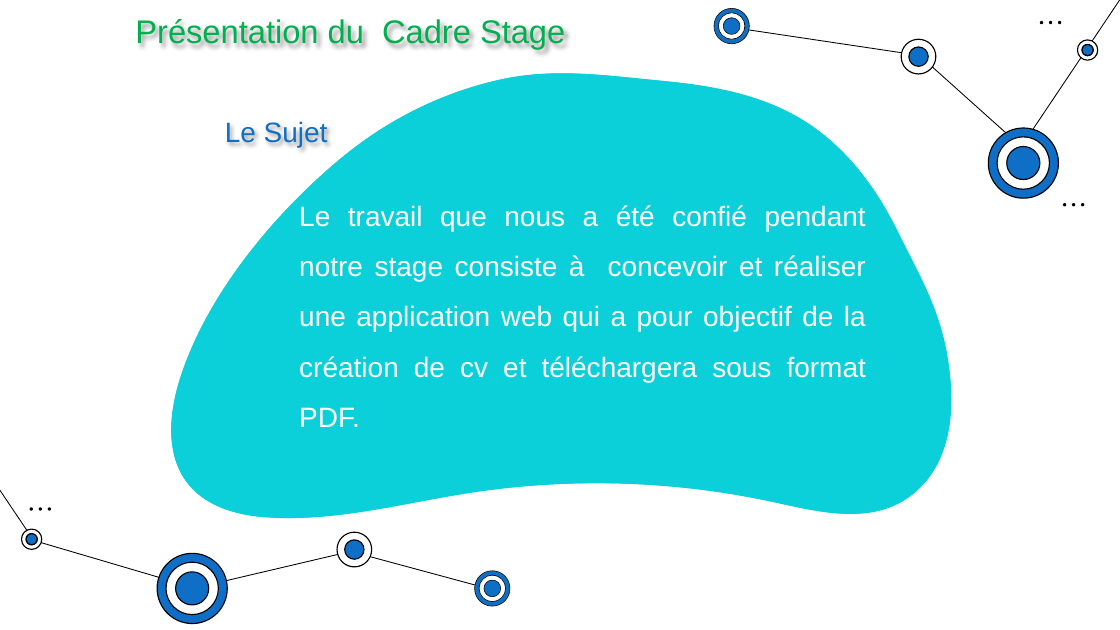
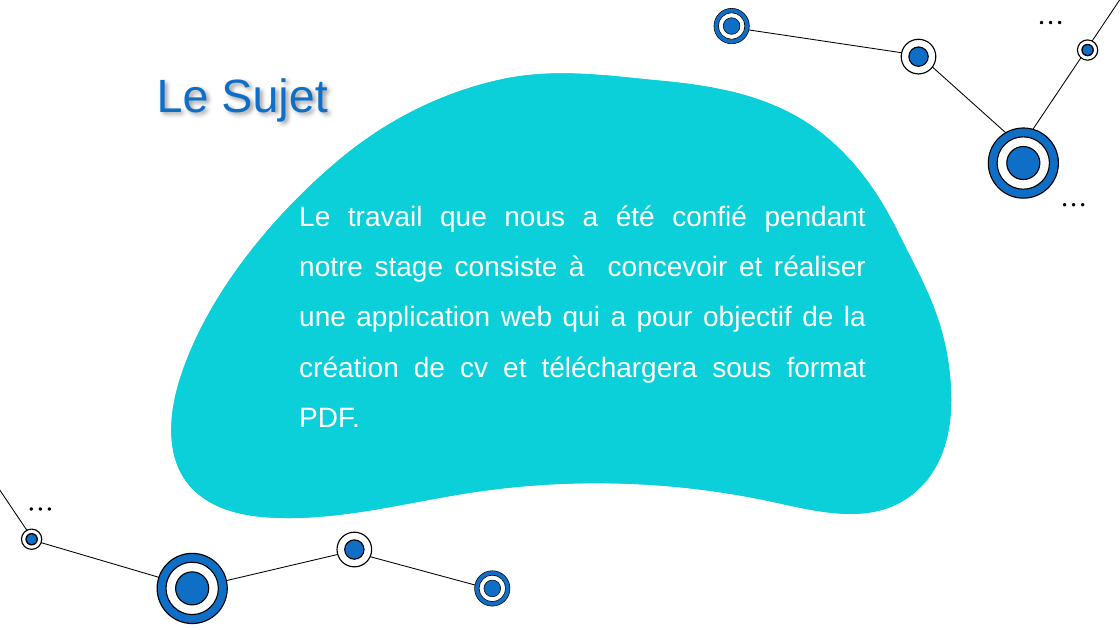
Before and after one commit to muhamedoufi/rapport-cloud, a slide deck: slide 11 of Presentation_cv.pptx (slide 10 before the commit). Drawn at 1120x630 pixels with LibreOffice and Linux fonts; fonts in the diff are those of the drawing. Boxes give left, top, right and bottom in pixels: in the first picture for what was removed or moved away, otherwise in the second. Text is boxed around its words. In the diff, an @@ line names an element or a change of style, - is before the commit and + after.

```diff
--- a/Presentation_cv.pptx
+++ b/Presentation_cv.pptx
@@ title removed at [135,19,565,49] @@
-Présentation du Cadre Stage
@@ text "Le Sujet": place and size @@
-text "Le Sujet" at [225,122,328,147]
+text "Le Sujet" at [157,78,327,121]
@@ text "Le Sujet" at [157,78,327,121]: size 24 to 40 pt @@
```
Also in this commit, not shown: 5 other slides changed, 1 slide added.
